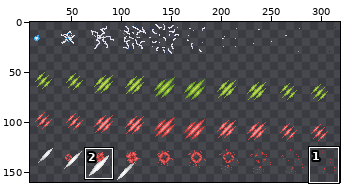
A sprite sheet gets an edit: Resources/AwesomeGuns/Weapons/SPRITES/Hits.gif. Above, an overview of the earlier version with the close-up marked.
Close-up. The starting point:
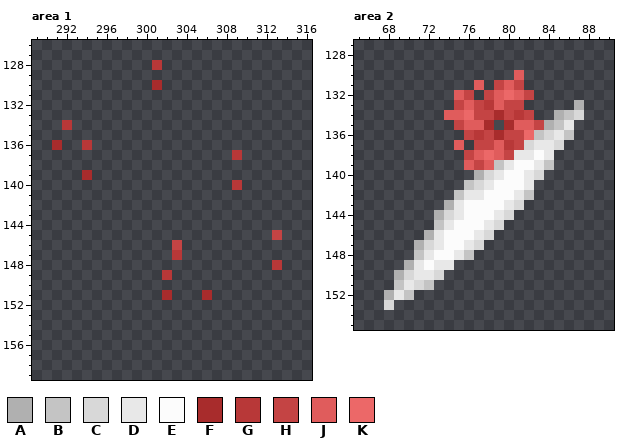
The file is 320x160 pixels. Shown: area 1: x 289..316, y 126..159; area 2: x 65..90, y 127..155. The wide view leaves out empty margins. The commit also changed other parts of the picture, which this record leaves out.
Palette (. is transparent): A #b0b0b0  B #c4c4c4  C #d8d8d8  D #e8e8e8  E #fcfcfc  F #a82c2c  G #b83838  H #c44444  J #e05c5c  K #ec6868
Pixels before, area 1, first column x 291:
128 ..........G............
129 .......................
130 ..........F............
131 .......................
132 .......................
133 .......................
134 .G.....................
135 .......................
136 F..G...................
137 ..................G....
138 .......................
139 ...F...................
140 ..................G....
141 .......................
142 .......................
143 .......................
144 .......................
145 ......................H
146 ............H..........
147 ............G..........
148 ......................G
149 ...........G...........
150 .......................
151 ...........F...F.......
Pixels before, area 2, first column x 68:
130 .............J......
131 .........J.HJH......
132 .......JH.HJKJH.....
133 .......HJHGJHH.....A
134 ......JJKHHFHGH..ABC
135 .......HJJF.FJJHABD.
136 ........HGHFHHKBCDB.
137 .......J.HHJGHCDDC..
138 ........HJKJHDDED...
139 ........JHJBDEEDB...
140 .........ACDEEDC....
141 ........BCDEEED.....
142 .......BDDEEEDB.....
143 ......ADEEEEDC......
144 .....ACDEEEDC.......
145 .....BDEEEDC........
146 ....ADEEEDC.........
147 ...ACDEEDC..........
148 ...BDEEDB...........
149 ..ADEDD.............
150 .ACDDC..............
151 .BDCB...............
152 ADB.................
153 C...................
Now the later version:
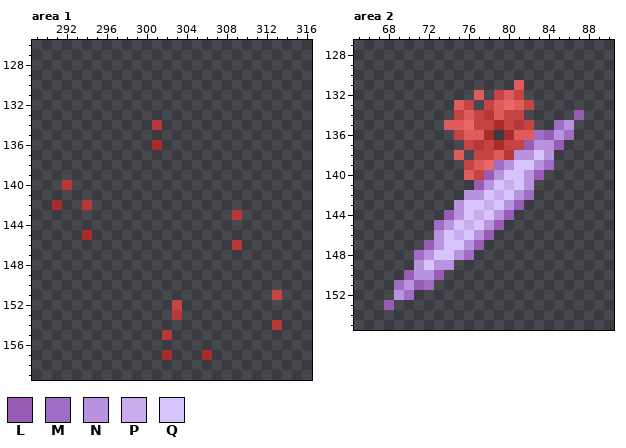
Colours new in this view: L #985cb4  M #a06cc4  N #b894e0  P #c8acec  Q #d8c4fc
Change:
Changed rows in their new state; - is an unchanged pixel.
Area 1:
first column x 301:
128 .
130 .
first column x 291:
134 -.--------G------------
136 .--.------F------------
137 ------------------.----
139 ---.-------------------
140 -G----------------.----
142 F--G-------------------
143 ------------------G----
145 ---F------------------.
146 ------------.-----G----
147 ------------.----------
148 ----------------------.
149 -----------.-----------
151 -----------.---.------H
152 ------------H----------
153 ------------G----------
154 ----------------------G
155 -----------G-----------
157 -----------F---F-------
Area 2:
first column x 68:
130 -------------.------
131 ---------.-..J------
132 -------..J.HJH.-----
133 -------JH.H-KJH----.
134 ------.HJ-GJ-H.--..L
135 ------JJKHHFHGH..MN-
136 -------HJJF.FJJMLNM-
137 -------.HG-FH-LNNL--
138 -------J.HH-GNNQN---
139 --------HJKMNQQNM---
140 --------JHLNQQNL----
141 --------.LNQPQN-----
142 -------.NNQPQNM-----
143 ------.NQQPQNL------
144 -----.LNQPQNL-------
145 -----MNQPQNL--------
146 ----.NQPQNL---------
147 ---.LNQQNL----------
148 ---MNQQNM-----------
149 --.NQNN-------------
150 -.LNNL--------------
151 -MNLM---------------
152 .NM-----------------
153 L-------------------
Pixel boxes of the changes (left, top, right, bottom) in both close-ups:
changed: (152, 60, 162, 150)
changed: (52, 120, 92, 240)
changed: (232, 150, 242, 250)
changed: (272, 230, 282, 330)
changed: (162, 240, 212, 360)
changed: (384, 70, 584, 310)
